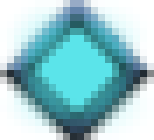
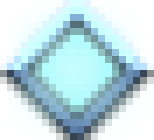
Layer changes from the first 154×140 image to the second:
showed "Layer 14", opacity 100% → 50% over (0, 0, 154, 140)
hid "Layer 19" over (0, 0, 154, 140)
added layer "Layer 2 copy" above "Layer 24" over (0, 0, 154, 140)
added layer "Layer 24" above "Layer 2" over (0, 0, 154, 140)
hid "Layer 2", blend normal → overlay, painted on it over (0, 0, 154, 140)
hid "Layer 6 copy 3" over (21, 14, 140, 126)
added layer "Layer 28" (overlay) above "Layer 1" over (0, 0, 154, 140)
hid "Layer 18" over (0, 0, 154, 140)
